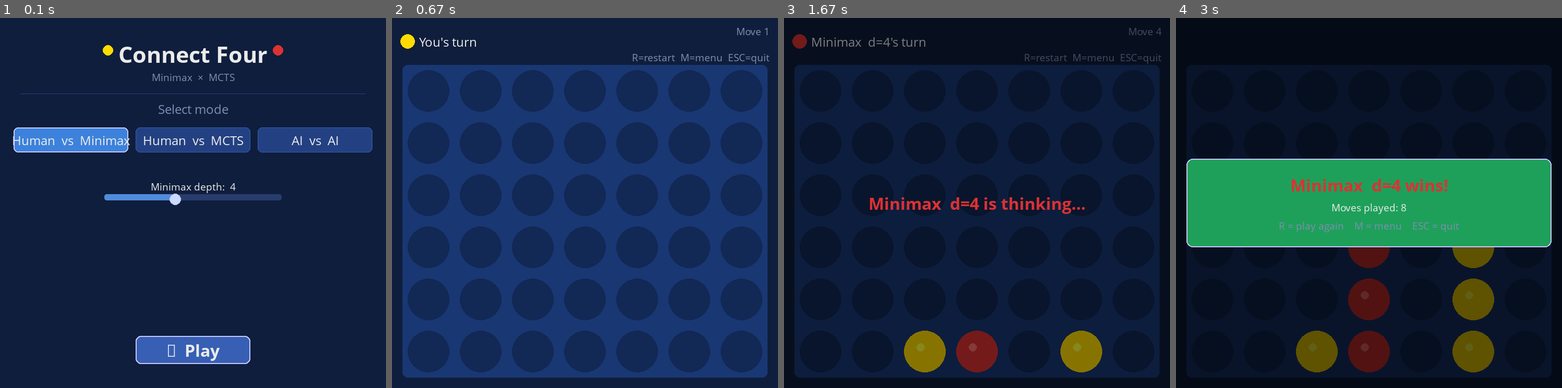
Above: before the commit, frames 1-4 (left to right).
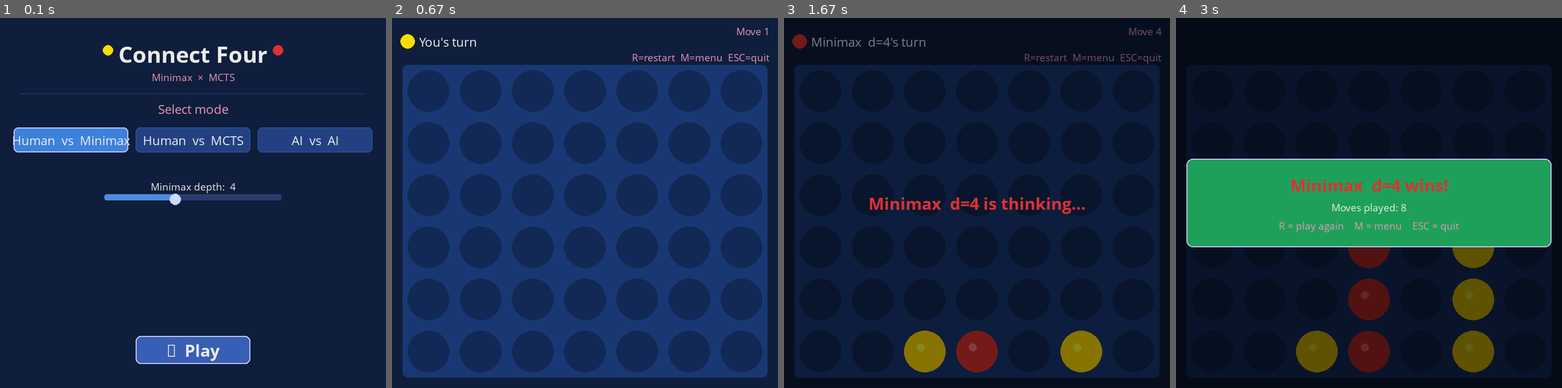
Above: after the commit, the same moments.

Repository: udaypratapsingh09/Connect4
Game: pygame game, started from main.py
Same seed, same stepped clock (60 frames per second), same inputs: the game is played once before the commit and once after it.
Inputs (mouse positions are in pixels of both pictures, inside the frame that each line leads up to):
- Up to frame 1 (0.1 s): no input
- Up to frame 2 (0.67 s): click "▶ Play" at 0.38 s
- Up to frame 3 (1.67 s): click (946, 188) at 0.72 s; click (965, 140) at 1.12 s; click (1077, 62) at 1.42 s
- Up to frame 4 (3 s): click (1492, 99) at 1.85 s; move the mouse to (1457, 147) at 2.2 s; click (1457, 147) at 2.37 s

The runs differ from the first frame. In frame 1, 0.3% of the frame differs, in the area x 39-61%, y 15-26%; in frame 2, 0.3%; in frame 3, 0.2%; in frame 4, 0.3%.

Commit message:
Added screenshots

Diff:
--- a/interface/pygame_ui.py
+++ b/interface/pygame_ui.py
@@ -32,7 +32,7 @@
 C_P2          = (220,  50,  50)   # red
 C_HOVER       = (255, 255, 255, 40)
 C_TEXT        = (235, 235, 235)
-C_MUTED       = (130, 140, 180)
+C_MUTED       = (230, 150, 180)
 C_BANNER_WIN  = ( 30, 160,  90)
 C_BANNER_DRAW = ( 90,  90, 110)
 C_BORDER      = (200, 200, 255)
Binary file added: demo1.jpeg
Binary file added: demo2.jpeg
